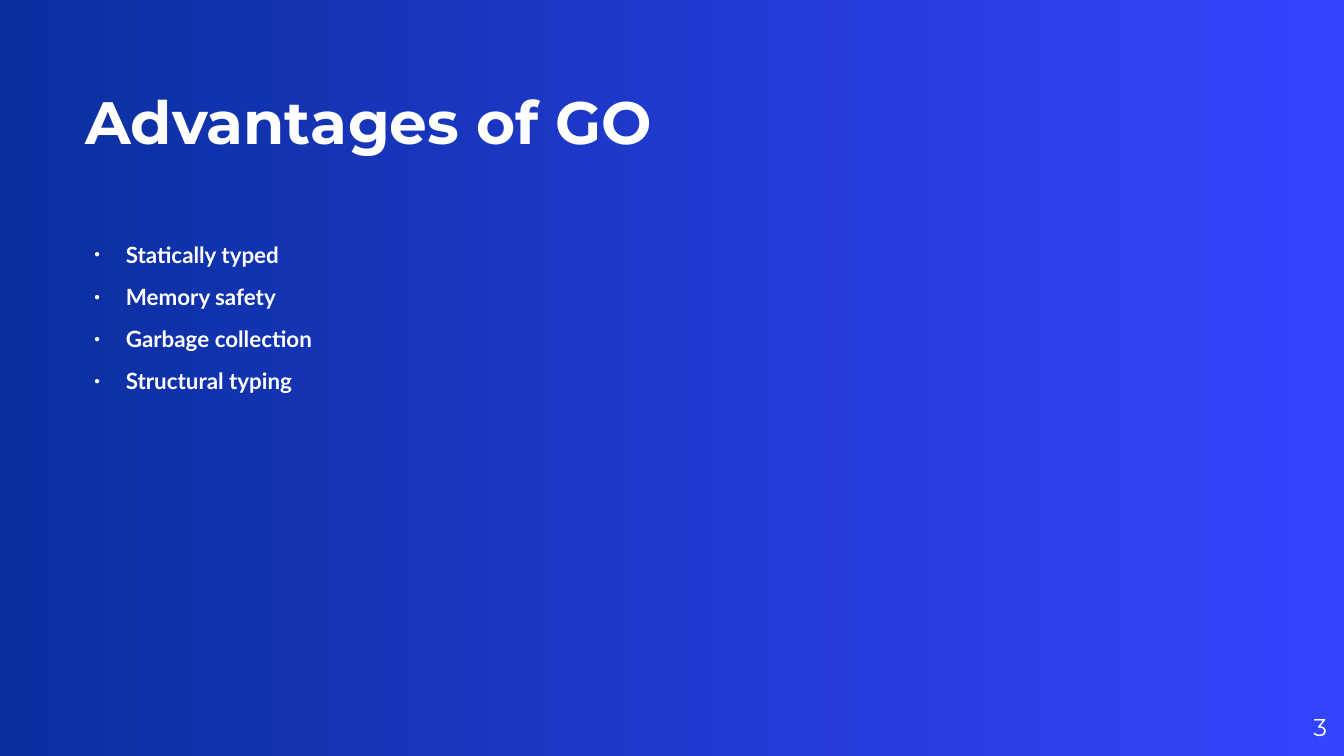
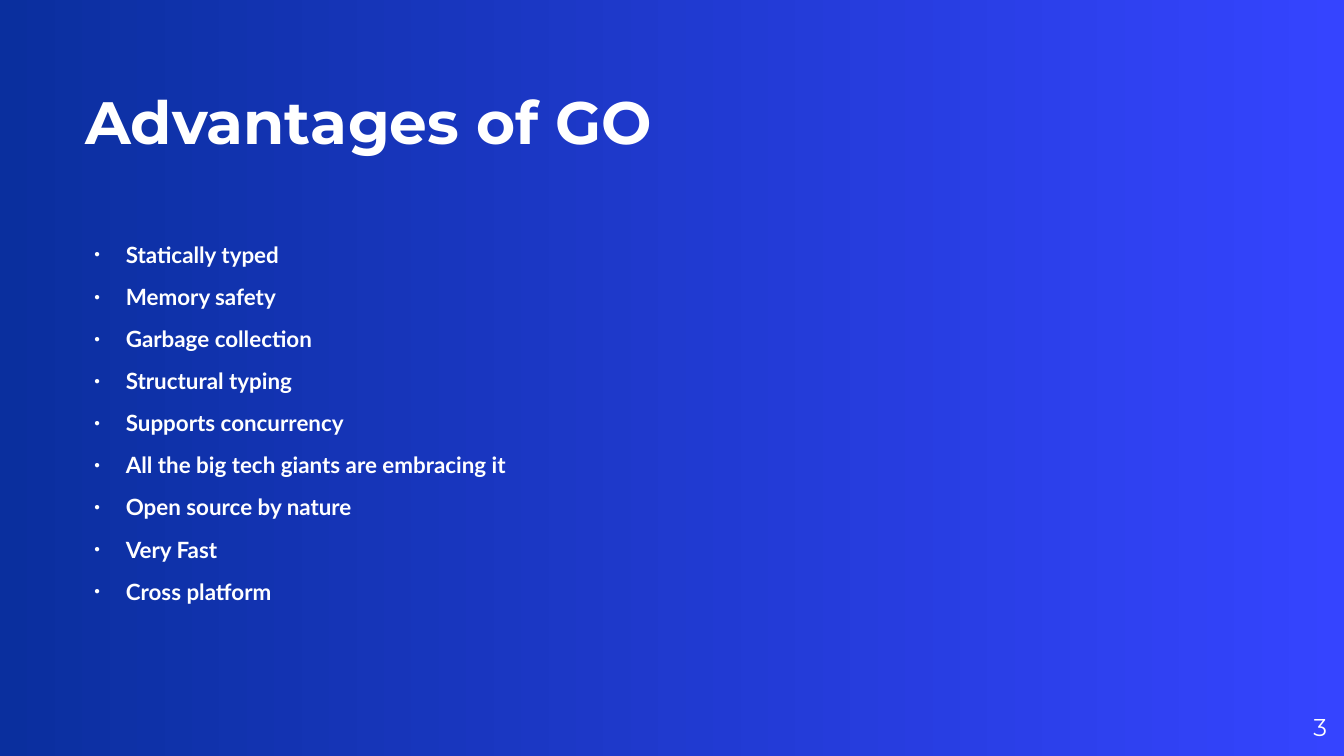
Before and after one commit to fahadalisarwar1/tutorialsgolang, a slide deck: slide 3 of module01_Introduction/Introduction.odp. Drawn at 1344x756 pixels with LibreOffice and Linux fonts; fonts in the diff are those of the drawing; background and template pictures are left out. Boxes give left, top, right and bottom in pixels: in the first picture for what was removed or moved away, otherwise in the second. Text is boxed around its words. In the diff, an @@ line names an element or a change of style, - is before the commit and + after.

```diff
--- a/module01_Introduction/Introduction.odp
+++ b/module01_Introduction/Introduction.odp
@@ text at bbox=[126, 414, 506, 604]: paragraphs added @@
+● Supports concurrency
+● All the big tech giants are embracing it
+● Open source by nature
+● Very Fast
+● Cross platform
```
Also in this commit, not shown: 1 slide added, 6 other files.
